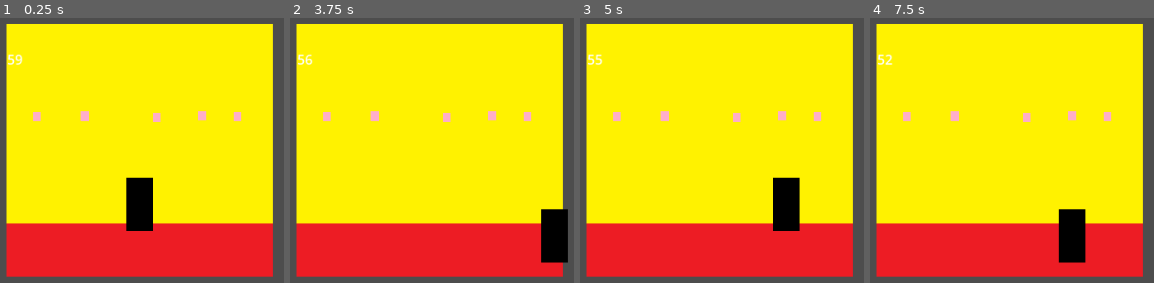
Above: before the commit, frames 1-4 (left to right).
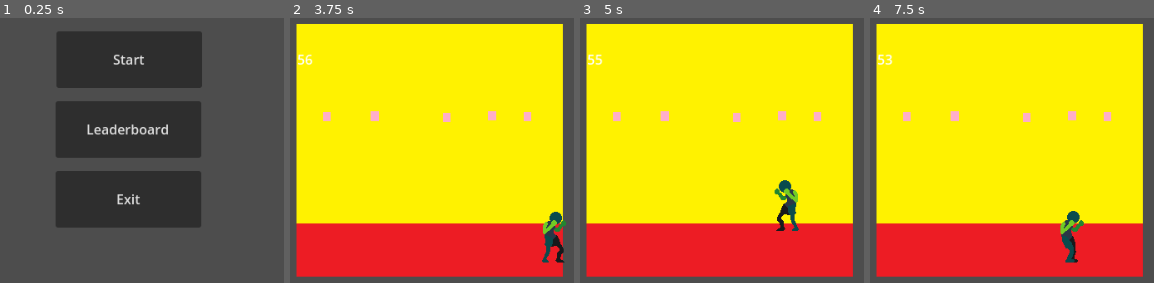
Above: after the commit, the same moments.

Repository: ct2sjk/2023_tavern_gamejam
Game: Godot game, scene res://StartMenu.tscn
Two runs of this game, one before a commit and one after it. Both use one fixed random seed, a clock stepped at 60 frames per second and the inputs below. Before the commit the project starts from res://Level/Basescene.tscn.
Inputs (mouse positions are in pixels of both pictures, inside the frame that each line leads up to):
- Up to frame 1 (0.25 s): no input
- Up to frame 2 (3.75 s): click (417, 129) at 0.5 s, where only the run after the commit has a clickable "Leaderboard"; tap Enter at 1.25 s; hold D (Right) 1.28-2.03 s; hold S (Down) 2.03-2.78 s; hold D (Right) 2.78-3.53 s; hold W (Up) from 3.53 s (still down)
- Up to frame 3 (5 s): release W (Up) at 4.28 s; hold A (Left) from 4.28 s (still down)
- Up to frame 4 (7.5 s): release A (Left) at 5.78 s; hold S (Down) 5.78-6.53 s; hold D (Right) 6.53-7.28 s; hold W (Up) from 7.28 s (still down)

The runs differ from the first frame. In frame 1, 90% of the frame differs, in the area x 2-97%, y 2-98%; in frame 2, 1.9%; in frame 3, 1.9%; in frame 4, 2.1%.

Commit message:
Added leaderboard and character movee

Diff:
--- /dev/null
+++ b/Endscreen.gd
@@ -0,0 +1,6 @@
+extends Control
+var dict = {}
+func _ready():
+	var file = FileAccess.open("res://Scores.tres", FileAccess.READ)
+	dict = JSON.parse_string(file.get_as_text())
+	print(file.get_as_text())
--- /dev/null
+++ b/Endscreen.tscn
@@ -0,0 +1,44 @@
+[gd_scene load_steps=4 format=3 uid="uid://b5vnvq3pmni5f"]
+
+[ext_resource type="Script" path="res://Endscreen.gd" id="1_1et3t"]
+[ext_resource type="FontFile" uid="uid://dow5y546rxx6w" path="res://Labels/Karmatic_Arcade.ttf" id="2_300rb"]
+
+[sub_resource type="LabelSettings" id="LabelSettings_ispvm"]
+line_spacing = 12.0
+font = ExtResource("2_300rb")
+font_size = 22
+font_color = Color(0.945098, 0.941176, 0.933333, 1)
+
+[node name="Control" type="Control"]
+layout_mode = 3
+anchors_preset = 15
+anchor_right = 1.0
+anchor_bottom = 1.0
+grow_horizontal = 2
+grow_vertical = 2
+script = ExtResource("1_1et3t")
+
+[node name="CanvasLayer" type="CanvasLayer" parent="."]
+
+[node name="Panel" type="Panel" parent="CanvasLayer"]
+offset_right = 958.0
+offset_bottom = 539.0
+
+[node name="Label" type="Label" parent="CanvasLayer/Panel"]
+layout_mode = 0
+offset_left = 393.0
+offset_top = 105.0
+offset_right = 579.0
+offset_bottom = 130.0
+text = "HIGH SCORES"
+label_settings = SubResource("LabelSettings_ispvm")
+
+[node name="ScrollContainer" type="ScrollContainer" parent="CanvasLayer/Panel"]
+layout_mode = 0
+offset_left = 479.0
+offset_top = 139.0
+offset_right = 519.0
+offset_bottom = 179.0
+
+[node name="VBoxContainer" type="VBoxContainer" parent="CanvasLayer/Panel/ScrollContainer"]
+layout_mode = 2
--- /dev/null
+++ b/Level/Basescene.gd
@@ -0,0 +1,5 @@
+extends Node2D
+
+
+func _on_timer_timeup(value):
+	get_tree().change_scene_to_file("res://Endscreen.tscn")
--- a/Level/Basescene.tscn
+++ b/Level/Basescene.tscn
@@ -1,7 +1,8 @@
-[gd_scene load_steps=6 format=3 uid="uid://dt2i4tfxykk5v"]
+[gd_scene load_steps=7 format=3 uid="uid://dt2i4tfxykk5v"]
 
 [ext_resource type="PackedScene" uid="uid://delkr6uwxdmff" path="res://character/charcontroller.tscn" id="1_ggybd"]
 [ext_resource type="Texture2D" uid="uid://dy8dntte1uy0e" path="res://Level/background.png" id="1_sbvbj"]
+[ext_resource type="Script" path="res://Level/Basescene.gd" id="1_vmieo"]
 [ext_resource type="Script" path="res://Level/countdown.gd" id="2_2ycho"]
 [ext_resource type="Texture2D" uid="uid://7tl218fmc67g" path="res://Level/groundlevel.png" id="2_r82ih"]
 
@@ -9,6 +10,7 @@
 size = Vector2(320, 10)
 
 [node name="Node2D" type="Node2D"]
+script = ExtResource("1_vmieo")
 
 [node name="background" type="Sprite2D" parent="."]
 texture = ExtResource("1_sbvbj")
@@ -43,3 +45,5 @@
 [node name="CollisionShape2D" type="CollisionShape2D" parent="StaticBody2D2"]
 position = Vector2(0, 5)
 shape = SubResource("RectangleShape2D_de1ya")
+
+[connection signal="timeup" from="Camera2D/timer" to="." method="_on_timer_timeup"]
--- a/Level/countdown.gd
+++ b/Level/countdown.gd
@@ -1,5 +1,5 @@
 extends Label
-
+signal timeup(value)
 #amount the timer starts at
 @export var starttime = 60.0
 
@@ -17,5 +17,5 @@
 func _process(delta):
 	time -= delta
 	if time < 0:
-		print("timeup")
+		emit_signal("timeup",1)
 	text = "%02d" % time
--- /dev/null
+++ b/Level/gameover.gd
@@ -0,0 +1,6 @@
+extends Label
+
+
+
+func _on_timer_timeup(value):
+	pass # Replace with function body.
--- /dev/null
+++ b/Scores.tres
@@ -0,0 +1,10 @@
+[gd_resource type="JSON" format=3 uid="uid://dc3dd6u6nldk1"]
+
+[resource]
+data = [{
+"name": "Carsten",
+"score": 100000.0
+}, {
+"name": "Anthony",
+"score": 0.0
+}]
--- /dev/null
+++ b/StartMenu.tscn
@@ -0,0 +1,38 @@
+[gd_scene load_steps=2 format=3 uid="uid://c58x5pg5pv6y8"]
+
+[ext_resource type="Script" path="res://Startmenu.gd" id="1_n63l3"]
+
+[node name="Start_menu" type="Control"]
+layout_mode = 3
+anchors_preset = 15
+anchor_right = 1.0
+anchor_bottom = 1.0
+grow_horizontal = 2
+grow_vertical = 2
+script = ExtResource("1_n63l3")
+
+[node name="Start_Button" type="Button" parent="."]
+layout_mode = 0
+offset_left = 379.0
+offset_top = 158.0
+offset_right = 554.0
+offset_bottom = 226.0
+text = "Start"
+
+[node name="Leaderboard" type="Button" parent="."]
+offset_left = 378.0
+offset_top = 242.0
+offset_right = 553.0
+offset_bottom = 310.0
+text = "Leaderboard"
+
+[node name="Exit" type="Button" parent="."]
+offset_left = 378.0
+offset_top = 326.0
+offset_right = 553.0
+offset_bottom = 394.0
+text = "Exit"
+
+[connection signal="pressed" from="Start_Button" to="." method="_on_button_pressed"]
+[connection signal="pressed" from="Leaderboard" to="." method="_on_button_pressed"]
+[connection signal="pressed" from="Exit" to="." method="_on_button_pressed"]
--- /dev/null
+++ b/Startmenu.gd
@@ -0,0 +1,5 @@
+extends Control
+
+
+func _on_button_pressed():
+	get_tree().change_scene_to_file("res://Level/Basescene.tscn")
--- a/character/charcontroller.gd
+++ b/character/charcontroller.gd
@@ -7,7 +7,7 @@
 @onready var state_machine = animation_tree.get("parameters/playback")
 func _ready():
 	print("hello")
-#	update_animation_parameters(starting_direction)
+	update_animation_parameters(starting_direction)
 
 func _physics_process(_delta):
 
@@ -17,22 +17,19 @@
 		(Input.get_action_strength("Down") - Input.get_action_strength("Up")) * .7
 	)
 
-#	update_animation_parameters(input_direction)
+	update_animation_parameters(input_direction)
 
 	velocity = input_direction * movespeed
+	move_and_slide()
+	pick_new_state()
 
-	move_and_slide()
+func update_animation_parameters(move_input : Vector2):
+	if (move_input != Vector2.ZERO):
+		animation_tree.set("parameters/walk/blend_position", move_input)
+		animation_tree.set("parameters/idle/blend_position", move_input[0])
 
-
-
-#	pick_new_state()
-#func update_animation_parameters(move_input : Vector2):
-#	if (move_input != Vector2.ZERO):
-#		animation_tree.set("parameters/walk/blend_position", move_input)
-#		animation_tree.set("parameters/idle/blend_position", move_input)
-#
-#func pick_new_state():
-#	if (velocity != Vector2.ZERO):
-#		state_machine.travel("walk")
-#	else:
-#		state_machine.travel("idle")
+func pick_new_state():
+	if (velocity != Vector2.ZERO):
+		state_machine.travel("walk")
+	else:
+		state_machine.travel("idle")
--- a/character/charcontroller.tscn
+++ b/character/charcontroller.tscn
@@ -1,56 +1,279 @@
-[gd_scene load_steps=14 format=3 uid="uid://delkr6uwxdmff"]
+[gd_scene load_steps=28 format=3 uid="uid://delkr6uwxdmff"]
 
 [ext_resource type="Script" path="res://character/charcontroller.gd" id="1_ddrtq"]
-[ext_resource type="Texture2D" uid="uid://drlsvnkgvwebn" path="res://character/charplacehold.png" id="2_6f2bf"]
+[ext_resource type="Texture2D" uid="uid://c8x45a76vhyay" path="res://character/winterTavernJam_character_player_spritesheetsetup-Sheet2.png" id="2_iooyo"]
 
 [sub_resource type="RectangleShape2D" id="RectangleShape2D_biylq"]
 size = Vector2(32, 6)
 
-[sub_resource type="Animation" id="Animation_2uee2"]
-resource_name = "Left"
-
 [sub_resource type="Animation" id="Animation_kkw38"]
 resource_name = "Right"
-
-[sub_resource type="Animation" id="Animation_paiil"]
-resource_name = "Up"
-
-[sub_resource type="Animation" id="Animation_pg73p"]
-resource_name = "Down"
-
-[sub_resource type="Animation" id="Animation_bu5w4"]
-resource_name = "jump"
-
-[sub_resource type="Animation" id="Animation_4mv02"]
-resource_name = "punch"
-
-[sub_resource type="Animation" id="Animation_kud83"]
-resource_name = "kick"
+length = 0.4
+loop_mode = 1
+tracks/0/type = "value"
+tracks/0/imported = false
+tracks/0/enabled = true
+tracks/0/path = NodePath("Sprite2D:frame")
+tracks/0/interp = 1
+tracks/0/loop_wrap = true
+tracks/0/keys = {
+"times": PackedFloat32Array(0, 0.1, 0.2, 0.3),
+"transitions": PackedFloat32Array(1, 1, 1, 1),
+"update": 1,
+"values": [1, 2, 3, 4]
+}
+tracks/1/type = "value"
+tracks/1/imported = false
+tracks/1/enabled = true
+tracks/1/path = NodePath("Sprite2D:scale")
+tracks/1/interp = 1
+tracks/1/loop_wrap = true
+tracks/1/keys = {
+"times": PackedFloat32Array(0),
+"transitions": PackedFloat32Array(1),
+"update": 0,
+"values": [Vector2(1, 1)]
+}
+
+[sub_resource type="Animation" id="Animation_f44vv"]
+resource_name = "Left"
+length = 0.4
+loop_mode = 1
+tracks/0/type = "value"
+tracks/0/imported = false
+tracks/0/enabled = true
+tracks/0/path = NodePath("Sprite2D:frame")
+tracks/0/interp = 1
+tracks/0/loop_wrap = true
+tracks/0/keys = {
+"times": PackedFloat32Array(0, 0.1, 0.2, 0.3),
+"transitions": PackedFloat32Array(1, 1, 1, 1),
+"update": 1,
+"values": [1, 2, 3, 4]
+}
+tracks/1/type = "value"
+tracks/1/imported = false
+tracks/1/enabled = true
+tracks/1/path = NodePath("Sprite2D:scale")
+tracks/1/interp = 1
+tracks/1/loop_wrap = true
+tracks/1/keys = {
+"times": PackedFloat32Array(0),
+"transitions": PackedFloat32Array(1),
+"update": 0,
+"values": [Vector2(-1, 1)]
+}
+
+[sub_resource type="Animation" id="Animation_n410s"]
+resource_name = "BlockLeft"
+length = 0.4
+loop_mode = 1
+tracks/0/type = "value"
+tracks/0/imported = false
+tracks/0/enabled = true
+tracks/0/path = NodePath("Sprite2D:frame")
+tracks/0/interp = 1
+tracks/0/loop_wrap = true
+tracks/0/keys = {
+"times": PackedFloat32Array(0, 0.1, 0.2, 0.3),
+"transitions": PackedFloat32Array(1, 1, 1, 1),
+"update": 1,
+"values": [22, 23, 24, 24]
+}
+tracks/1/type = "value"
+tracks/1/imported = false
+tracks/1/enabled = true
+tracks/1/path = NodePath("Sprite2D:scale")
+tracks/1/interp = 1
+tracks/1/loop_wrap = true
+tracks/1/keys = {
+"times": PackedFloat32Array(0),
+"transitions": PackedFloat32Array(1),
+"update": 0,
+"values": [Vector2(-1, 1)]
+}
+
+[sub_resource type="Animation" id="Animation_8fgss"]
+resource_name = "Blockright"
+length = 0.4
+loop_mode = 1
+tracks/0/type = "value"
+tracks/0/imported = false
+tracks/0/enabled = true
+tracks/0/path = NodePath("Sprite2D:frame")
+tracks/0/interp = 1
+tracks/0/loop_wrap = true
+tracks/0/keys = {
+"times": PackedFloat32Array(0, 0.1, 0.2, 0.3),
+"transitions": PackedFloat32Array(1, 1, 1, 1),
+"update": 1,
+"values": [22, 23, 24, 24]
+}
+tracks/1/type = "value"
+tracks/1/imported = false
+tracks/1/enabled = true
+tracks/1/path = NodePath("Sprite2D:scale")
+tracks/1/interp = 1
+tracks/1/loop_wrap = true
+tracks/1/keys = {
+"times": PackedFloat32Array(0),
+"transitions": PackedFloat32Array(1),
+"update": 0,
+"values": [Vector2(1, 1)]
+}
+
+[sub_resource type="Animation" id="Animation_2aqu5"]
+resource_name = "idle_left"
+length = 0.4
+loop_mode = 1
+tracks/0/type = "value"
+tracks/0/imported = false
+tracks/0/enabled = true
+tracks/0/path = NodePath("Sprite2D:frame")
+tracks/0/interp = 1
+tracks/0/loop_wrap = true
+tracks/0/keys = {
+"times": PackedFloat32Array(0, 0.1, 0.2),
+"transitions": PackedFloat32Array(1, 1, 1),
+"update": 1,
+"values": [5, 6, 7]
+}
+tracks/1/type = "value"
+tracks/1/imported = false
+tracks/1/enabled = true
+tracks/1/path = NodePath("Sprite2D:scale")
+tracks/1/interp = 1
+tracks/1/loop_wrap = true
+tracks/1/keys = {
+"times": PackedFloat32Array(0),
+"transitions": PackedFloat32Array(1),
+"update": 0,
+"values": [Vector2(-1, 1)]
+}
+
+[sub_resource type="Animation" id="Animation_4jog5"]
+resource_name = "idle_right"
+length = 0.4
+loop_mode = 1
+tracks/0/type = "value"
+tracks/0/imported = false
+tracks/0/enabled = true
+tracks/0/path = NodePath("Sprite2D:frame")
+tracks/0/interp = 1
+tracks/0/loop_wrap = true
+tracks/0/keys = {
+"times": PackedFloat32Array(0, 0.1, 0.2),
+"transitions": PackedFloat32Array(1, 1, 1),
+"update": 1,
+"values": [5, 6, 7]
+}
+tracks/1/type = "value"
+tracks/1/imported = false
+tracks/1/enabled = true
+tracks/1/path = NodePath("Sprite2D:scale")
+tracks/1/interp = 1
+tracks/1/loop_wrap = true
+tracks/1/keys = {
+"times": PackedFloat32Array(0),
+"transitions": PackedFloat32Array(1),
+"update": 0,
+"values": [Vector2(1, 1)]
+}
 
 [sub_resource type="AnimationLibrary" id="AnimationLibrary_t8b5a"]
 _data = {
-"Down": SubResource("Animation_pg73p"),
-"Left": SubResource("Animation_2uee2"),
+"BlockLeft": SubResource("Animation_n410s"),
+"Blockright": SubResource("Animation_8fgss"),
+"Left": SubResource("Animation_f44vv"),
 "Right": SubResource("Animation_kkw38"),
-"Up": SubResource("Animation_paiil"),
-"jump": SubResource("Animation_bu5w4"),
-"kick": SubResource("Animation_kud83"),
-"punch": SubResource("Animation_4mv02")
-}
+"idle_left": SubResource("Animation_2aqu5"),
+"idle_right": SubResource("Animation_4jog5")
+}
+
+[sub_resource type="AnimationNodeAnimation" id="AnimationNodeAnimation_edvgq"]
+animation = &"BlockLeft"
+
+[sub_resource type="AnimationNodeAnimation" id="AnimationNodeAnimation_3c5nl"]
+animation = &"Blockright"
+
+[sub_resource type="AnimationNodeBlendSpace1D" id="AnimationNodeBlendSpace1D_ma0bk"]
+blend_point_0/node = SubResource("AnimationNodeAnimation_edvgq")
+blend_point_0/pos = -1.0
+blend_point_1/node = SubResource("AnimationNodeAnimation_3c5nl")
+blend_point_1/pos = 1.0
+blend_mode = 1
+
+[sub_resource type="AnimationNodeAnimation" id="AnimationNodeAnimation_8735r"]
+animation = &"idle_left"
+
+[sub_resource type="AnimationNodeAnimation" id="AnimationNodeAnimation_jj8rt"]
+animation = &"idle_right"
+
+[sub_resource type="AnimationNodeBlendSpace1D" id="AnimationNodeBlendSpace1D_0e4f3"]
+blend_point_0/node = SubResource("AnimationNodeAnimation_8735r")
+blend_point_0/pos = -1.0
+blend_point_1/node = SubResource("AnimationNodeAnimation_jj8rt")
+blend_point_1/pos = 1.0
+blend_mode = 1
+
+[sub_resource type="AnimationNodeAnimation" id="AnimationNodeAnimation_5fopn"]
+animation = &"Left"
+
+[sub_resource type="AnimationNodeAnimation" id="AnimationNodeAnimation_aq2yt"]
+animation = &"Right"
+
+[sub_resource type="AnimationNodeAnimation" id="AnimationNodeAnimation_7hgka"]
+animation = &"Right"
+
+[sub_resource type="AnimationNodeAnimation" id="AnimationNodeAnimation_2s8qi"]
+animation = &"Right"
 
 [sub_resource type="AnimationNodeBlendSpace2D" id="AnimationNodeBlendSpace2D_6ds5s"]
+blend_point_0/node = SubResource("AnimationNodeAnimation_5fopn")
+blend_point_0/pos = Vector2(-1.1, 0)
+blend_point_1/node = SubResource("AnimationNodeAnimation_aq2yt")
+blend_point_1/pos = Vector2(1.1, 0)
+blend_point_2/node = SubResource("AnimationNodeAnimation_7hgka")
+blend_point_2/pos = Vector2(0, -1)
+blend_point_3/node = SubResource("AnimationNodeAnimation_2s8qi")
+blend_point_3/pos = Vector2(0, 1)
+blend_mode = 2
+
+[sub_resource type="AnimationNodeStateMachineTransition" id="AnimationNodeStateMachineTransition_25ncr"]
+advance_mode = 2
+
+[sub_resource type="AnimationNodeStateMachineTransition" id="AnimationNodeStateMachineTransition_7h884"]
+advance_mode = 0
+
+[sub_resource type="AnimationNodeStateMachineTransition" id="AnimationNodeStateMachineTransition_vcaub"]
+advance_mode = 0
+
+[sub_resource type="AnimationNodeStateMachineTransition" id="AnimationNodeStateMachineTransition_mw66o"]
+advance_mode = 0
+
+[sub_resource type="AnimationNodeStateMachineTransition" id="AnimationNodeStateMachineTransition_36asv"]
+advance_mode = 0
 
 [sub_resource type="AnimationNodeStateMachine" id="AnimationNodeStateMachine_poye4"]
-states/BlendSpace2D/node = SubResource("AnimationNodeBlendSpace2D_6ds5s")
-states/BlendSpace2D/position = Vector2(389, 59)
+states/Start/position = Vector2(214, 85)
+states/block/node = SubResource("AnimationNodeBlendSpace1D_ma0bk")
+states/block/position = Vector2(451, 74)
+states/idle/node = SubResource("AnimationNodeBlendSpace1D_0e4f3")
+states/idle/position = Vector2(450, 266)
+states/walk/node = SubResource("AnimationNodeBlendSpace2D_6ds5s")
+states/walk/position = Vector2(342, 184)
+transitions = ["Start", "walk", SubResource("AnimationNodeStateMachineTransition_25ncr"), "walk", "block", SubResource("AnimationNodeStateMachineTransition_7h884"), "block", "walk", SubResource("AnimationNodeStateMachineTransition_vcaub"), "walk", "idle", SubResource("AnimationNodeStateMachineTransition_mw66o"), "idle", "walk", SubResource("AnimationNodeStateMachineTransition_36asv")]
+graph_offset = Vector2(6, 48)
 
 [node name="CharacterBody2D" type="CharacterBody2D"]
 script = ExtResource("1_ddrtq")
 
 [node name="Sprite2D" type="Sprite2D" parent="."]
-texture = ExtResource("2_6f2bf")
-
-[node name="CollisionShape2D" type="CollisionShape2D" parent="."]
+texture = ExtResource("2_iooyo")
+hframes = 29
+frame = 6
+
+[node name="CharPosition" type="CollisionShape2D" parent="."]
 position = Vector2(0, 29)
 shape = SubResource("RectangleShape2D_biylq")
 debug_color = Color(0.227451, 0.505882, 0.47451, 0.419608)
@@ -61,5 +284,11 @@
 }
 
 [node name="AnimationTree" type="AnimationTree" parent="."]
+libraries = {
+"": SubResource("AnimationLibrary_t8b5a")
+}
 tree_root = SubResource("AnimationNodeStateMachine_poye4")
-parameters/BlendSpace2D/blend_position = Vector2(0, 0.978836)
+anim_player = NodePath("../AnimationPlayer")
+parameters/block/blend_position = 0.096096
+parameters/idle/blend_position = 0.00450456
+parameters/walk/blend_position = Vector2(0.1488, 0.189427)
--- a/project.godot
+++ b/project.godot
@@ -11,7 +11,7 @@
 [application]
 
 config/name="Tavern2023_gamejam"
-run/main_scene="res://Level/Basescene.tscn"
+run/main_scene="res://StartMenu.tscn"
 config/features=PackedStringArray("4.2", "GL Compatibility")
 config/icon="res://icon.svg"
 
@@ -57,8 +57,14 @@
 "events": [Object(InputEventKey,"resource_local_to_scene":false,"resource_name":"","device":-1,"window_id":0,"alt_pressed":false,"shift_pressed":false,"ctrl_pressed":false,"meta_pressed":false,"pressed":false,"keycode":0,"physical_keycode":32,"key_label":0,"unicode":32,"echo":false,"script":null)
 ]
 }
+Block={
+"deadzone": 0.5,
+"events": [Object(InputEventKey,"resource_local_to_scene":false,"resource_name":"","device":-1,"window_id":0,"alt_pressed":false,"shift_pressed":false,"ctrl_pressed":false,"meta_pressed":false,"pressed":false,"keycode":0,"physical_keycode":4194325,"key_label":0,"unicode":0,"echo":false,"script":null)
+]
+}
 
 [rendering]
 
+textures/canvas_textures/default_texture_filter=0
 renderer/rendering_method="gl_compatibility"
 renderer/rendering_method.mobile="gl_compatibility"
--- /dev/null
+++ b/scorepanel.tscn
@@ -0,0 +1,15 @@
+[gd_scene format=3 uid="uid://baqbjrwrjqkfm"]
+
+[node name="Panel" type="Panel"]
+offset_right = 40.0
+offset_bottom = 40.0
+
+[node name="Name" type="Label" parent="."]
+layout_mode = 0
+offset_right = 40.0
+offset_bottom = 23.0
+
+[node name="Score" type="Label" parent="."]
+layout_mode = 0
+offset_right = 40.0
+offset_bottom = 23.0
Binary file added: Labels/Karmatic_Arcade.ttf
Not shown, added: Labels/Karmatic_Arcade.ttf.import
Binary file added: character/winterTavernJam_character_player_spritesheetsetup-Sheet2.png
Not shown, added: character/winterTavernJam_character_player_spritesheetsetup-Sheet2.png.import
